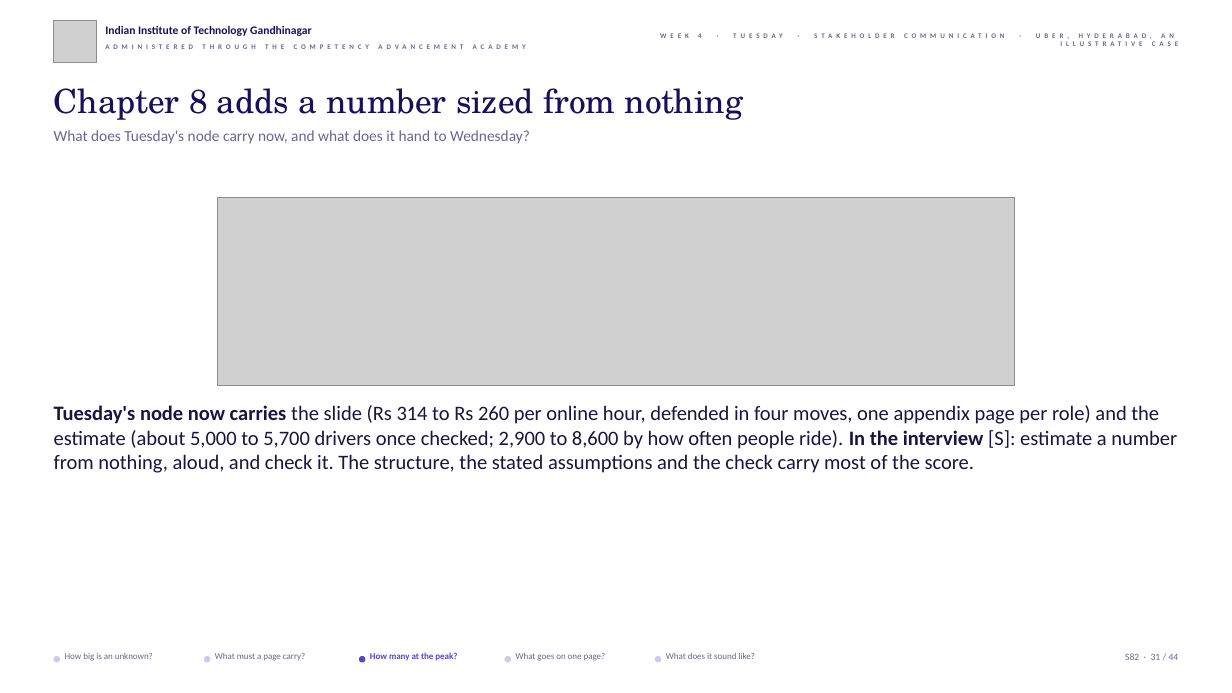
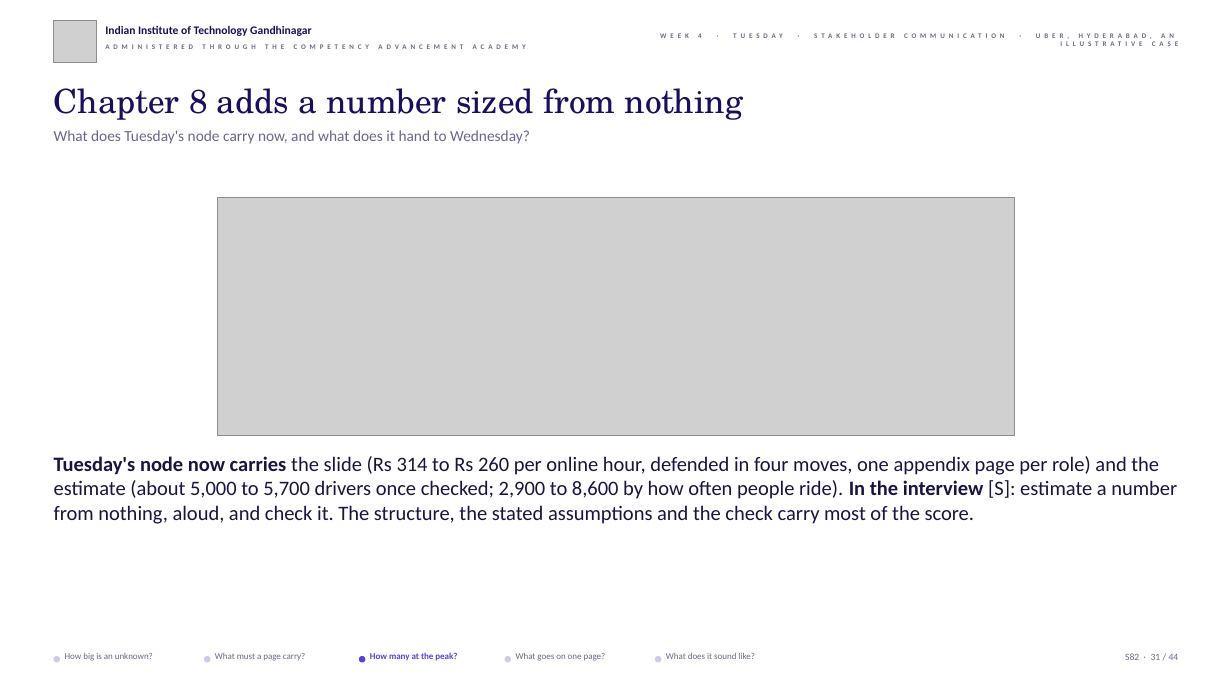
Before and after one commit to fde-academy-lab/c2-content-factory, a slide deck: slide 31 of content/W04/D2/slides/C2_W04_D02_half2_STUDENT.pptx. Drawn at 1232x693 pixels with LibreOffice and Linux fonts; fonts in the diff are those of the drawing; grey boxes stand for pictures; background and template pictures are left out. Boxes give left, top, right and bottom in pixels: in the first picture for what was removed or moved away, otherwise in the second. Text is boxed around its words. In the diff, an @@ line names an element or a change of style, - is before the commit and + after.

```diff
--- a/content/W04/D2/slides/C2_W04_D02_half2_STUDENT.pptx
+++ b/content/W04/D2/slides/C2_W04_D02_half2_STUDENT.pptx
@@ picture: place and size @@
-picture at (217, 198, 1014, 385)
+picture at (217, 198, 1014, 436)
@@ text "Tuesday's node now carries the ...": place and size @@
-text "Tuesday's node now carries the ..." at (54, 405, 1177, 473)
+text "Tuesday's node now carries the ..." at (54, 456, 1177, 524)
```
Also in this commit, not shown: 4 other slides changed, 38 other files.
